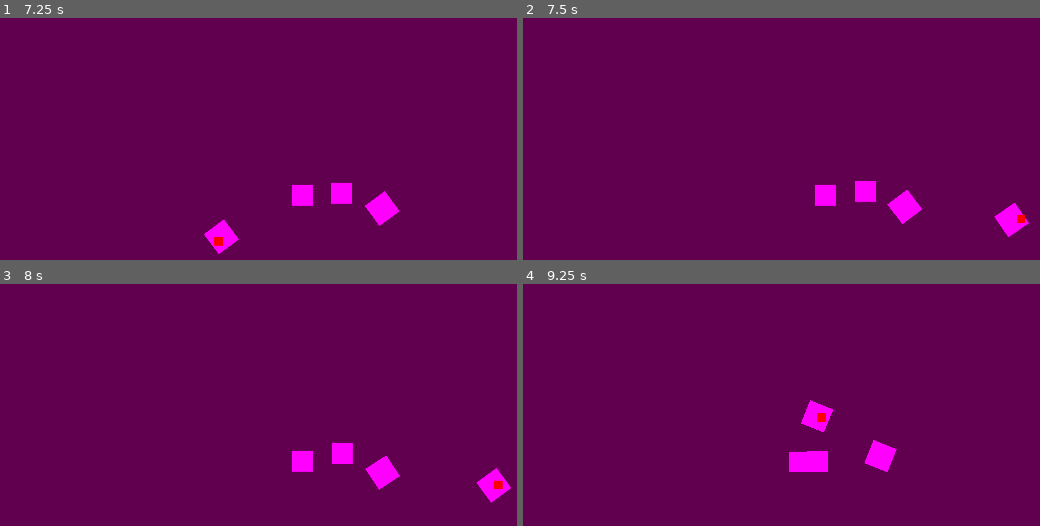
Above: before the commit, frames 1-4 (two rows, left to right).
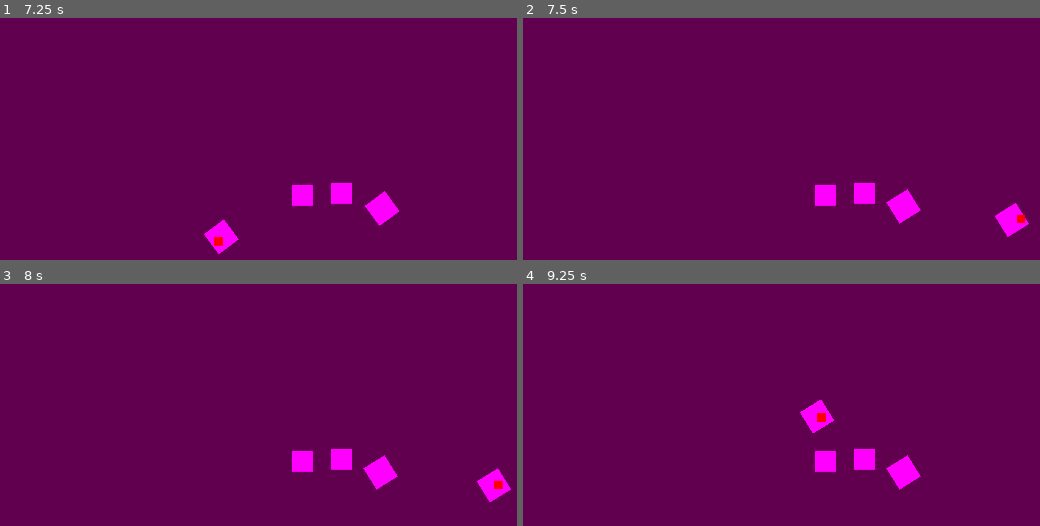
Above: after the commit, the same moments.

Repository: riioze/GameJamFevrier2024
Game: Godot game, scene res://scenes/main.tscn
The game is run twice, just before and just after one commit, with the same random seed, the same clock (stepped at 60 frames per second) and the same inputs.
Inputs (mouse positions are in pixels of both pictures, inside the frame that each line leads up to):
- Up to frame 1 (7.25 s): tap Enter at 0.5, 2, 3.5 s; move the mouse to (217, 240) at 0.52 s; tap Space at 1.25, 2.75, 4.25 s; move the mouse to (496, 218) at 1.27 s; move the mouse to (20, 83) at 2.02 s; move the mouse to (299, 151) at 2.77 s; move the mouse to (139, 39) at 3.52 s; move the mouse to (434, 129) at 4.27 s; move the mouse to (98, 172) at 5.02 s; move the mouse to (336, 51) at 5.77 s; move the mouse to (217, 240) at 6.52 s
- Up to frame 2 (7.5 s): move the mouse to (1019, 218) at 7.27 s
- Up to frame 3 (8 s): no input
- Up to frame 4 (9.25 s): move the mouse to (543, 349) at 8.02 s; move the mouse to (822, 417) at 8.77 s

Frame 1 is identical in both runs. In frame 2, 0.2% of the frame differs, in the area x 64-98%, y 67-91%; in frame 3, 0.4%; in frame 4, 1.9%, in the area x 51-77%, y 47-86%.

Commit message:
arms reparent merge

Diff:
--- a/project.godot
+++ b/project.godot
@@ -67,6 +67,10 @@
 ]
 }
 
+[layer_names]
+
+2d_physics/layer_2="Stuff"
+
 [rendering]
 
 renderer/rendering_method="gl_compatibility"
--- a/scenes/stuff.tscn
+++ b/scenes/stuff.tscn
@@ -10,6 +10,8 @@
 size = Vector2(60, 60)
 
 [node name="Stuff" type="RigidBody2D"]
+collision_layer = 2
+collision_mask = 2
 gravity_scale = 0.0
 script = ExtResource("1_cs0cg")
 
--- a/scripts/autoload/scene_manager.gd
+++ b/scripts/autoload/scene_manager.gd
@@ -3,11 +3,11 @@
 var root
 var main : Node
 var game : Node :
-	get : return main.get_node("Game")
+	get : return main.get_node("game")
 
 var web : bool = false
 
 func _ready() -> void:
 	if(OS.get_distribution_name() == ""): web = true
 	root = get_tree().root
-	main = root.get_node("Main")
+	main = root.get_node("main")
--- a/scripts/object/stuff_manager.gd
+++ b/scripts/object/stuff_manager.gd
@@ -8,6 +8,7 @@
 func _ready():
 	stuff_list = make_stuff_list(10)
 	stuff_initial_position_list = make_position_list(10)
+	place_stuff(stuff_list,stuff_initial_position_list)
 
 func _process(delta):
 	pass
@@ -22,11 +23,11 @@
 
 	return position_list
 
-func place_stuff(stuff_list : Array[Stuff], stuff_position_list : Array[Vector2]) -> void:
+func place_stuff(stuff_list : Array[Stuff], position_list : Array[Vector2]) -> void:
 	var count : int = stuff_list.size()
 
 	for i in range(count):
-		stuff_list[i].position = stuff_position_list[i]
+		stuff_list[i].position = position_list[i]
 
 
 func make_stuff_list(count : int) -> Array[Stuff]:
@@ -37,4 +38,5 @@
 
 func make_stuff() -> Stuff:
 	var new_stuff : Stuff = Stuff.new()
+	new_stuff.reparent(self)
 	return new_stuff
